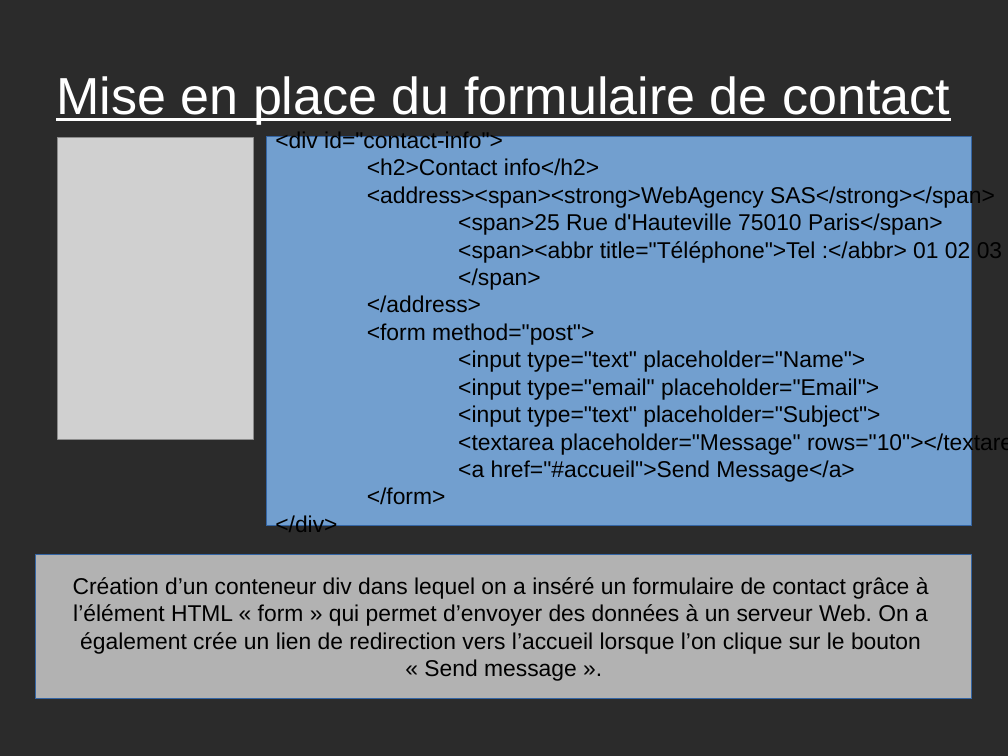
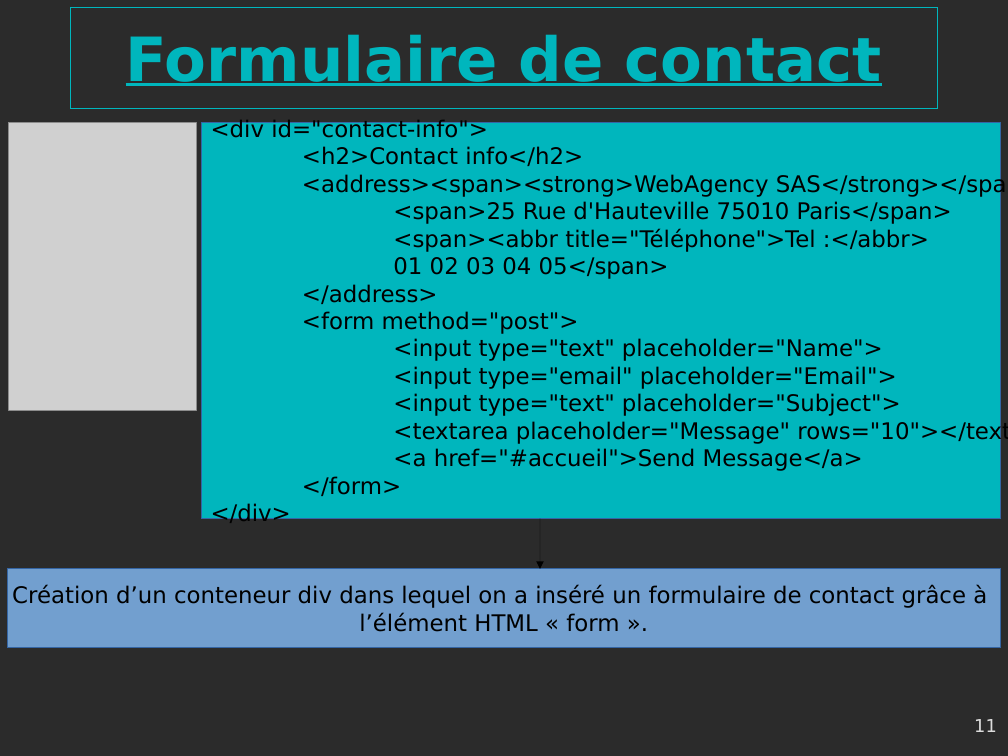
Before and after one commit to gambit13009/webagency, a slide deck: slide 11 of Webagency-presentation.odp (slide 10 before the commit). Drawn at 1008x756 pixels with LibreOffice and Linux fonts; fonts in the diff are those of the drawing; grey boxes stand for pictures; background and template pictures are left out; a plain dark background stands for a picture behind light text. Boxes give left, top, right and bottom in pixels: in the first picture for what was removed or moved away, otherwise in the second. Text is boxed around its words. In the diff, an @@ line names an element or a change of style, - is before the commit and + after.

```diff
--- a/Webagency-presentation.odp
+++ b/Webagency-presentation.odp
@@ title "Formulaire de contact": place and size @@
-title "Formulaire de contact" at [56, 76, 950, 124]
+title "Formulaire de contact" at [70, 7, 938, 108]
@@ title "Formulaire de contact" at [70, 7, 938, 108]: outline none to #00B6BD 0 pt @@
@@ title at [126, 34, 882, 86]: text changed; size 41 to 48 pt; font Arial to DejaVu Sans; text colour #FFFFFF to #00B6BD; bold on @@
-Mise en place du formulaire de contact
+Formulaire de contact
@@ rectangle "<div id="contact-info">": place and size @@
-rectangle "<div id="contact-info">" at [266, 137, 972, 526]
+rectangle "<div id="contact-info">" at [201, 123, 1001, 519]
@@ rectangle "<div id="contact-info">" at [201, 123, 1001, 519]: fill #729FCF to #00B6BD @@
@@ text in rectangle at [211, 118, 1008, 527]: font Arial to DejaVu Sans in "<div id="contact-info">", "<h2>Contact info</h2>", "<address><span><strong>WebAgency SAS</strong></span>", "<span>25 Rue d'Hauteville 75010 Paris</span>" and 9 more places @@
@@ picture: place and size @@
-picture at [58, 137, 254, 439]
+picture at [9, 123, 197, 411]
@@ text in rectangle at [393, 228, 929, 279]: text changed; font Arial to DejaVu Sans @@
-<span><abbr title="Téléphone">Tel :</abbr> 01 02 03 04 05
-</span>
+<span><abbr title="Téléphone">Tel :</abbr>
+01 02 03 04 05</span>
@@ arrow added from (541, 519) to (541, 569), #000000 0 pt @@
@@ rectangle "Création d’un conteneur div dans ...": place and size @@
-rectangle "Création d’un conteneur div dans ..." at [36, 554, 972, 698]
+rectangle "Création d’un conteneur div dans ..." at [7, 569, 1002, 649]
@@ rectangle "Création d’un conteneur div dans ..." at [7, 569, 1002, 649]: fill #B2B2B2 to #729FCF @@
@@ text in rectangle at [12, 585, 987, 608]: font Arial to DejaVu Sans in "Création d’un conteneur div dans lequel on ..." @@
@@ text in rectangle at [359, 612, 619, 632]: text changed; font Arial to DejaVu Sans @@
-l’élément HTML « form » qui permet d’envoyer des données à un serveur Web. On a
-également crée un lien de redirection vers l’accueil lorsque l’on clique sur le bouton
-« Send message ».
+l’élément HTML « form ».
@@ page number added at [974, 719, 997, 732], 14 pt, text #DDDDDD @@
+11
```
Also in this commit, not shown: 9 other slides changed, 1 slide added, 5 other files.
